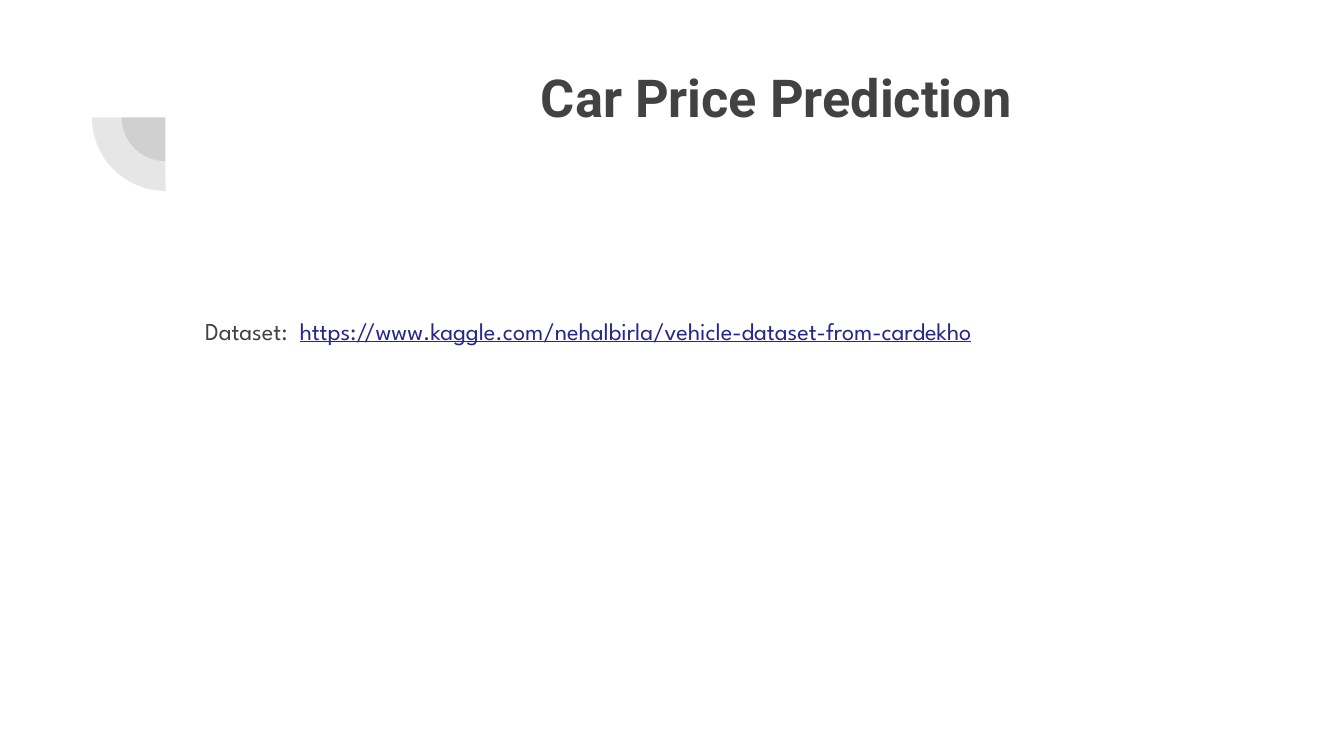
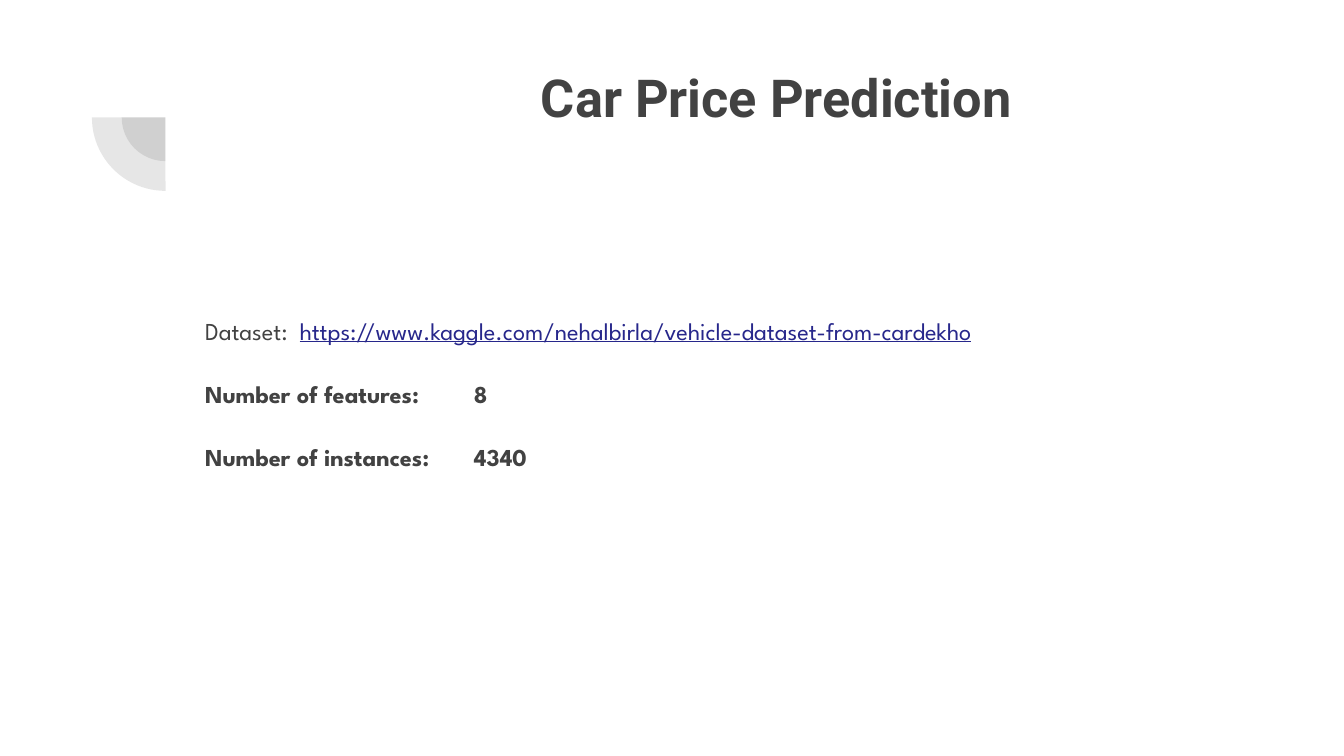
Before and after one commit to shpatgashi/machine_learning_experiments, a slide deck: slide 15 of Machine Learning.pptx (slide 14 before the commit). Drawn at 1344x756 pixels with LibreOffice and Linux fonts; fonts in the diff are those of the drawing. Boxes give left, top, right and bottom in pixels: in the first picture for what was removed or moved away, otherwise in the second. Text is boxed around its words. In the diff, an @@ line names an element or a change of style, - is before the commit and + after.

```diff
--- a/Machine Learning.pptx
+++ b/Machine Learning.pptx
@@ text at box(205, 386, 527, 467): paragraphs added @@
+Number of features: 8
+Number of instances: 4340
```
Also in this commit, not shown: 6 other slides changed, 3 slides added, 1 slide removed.
